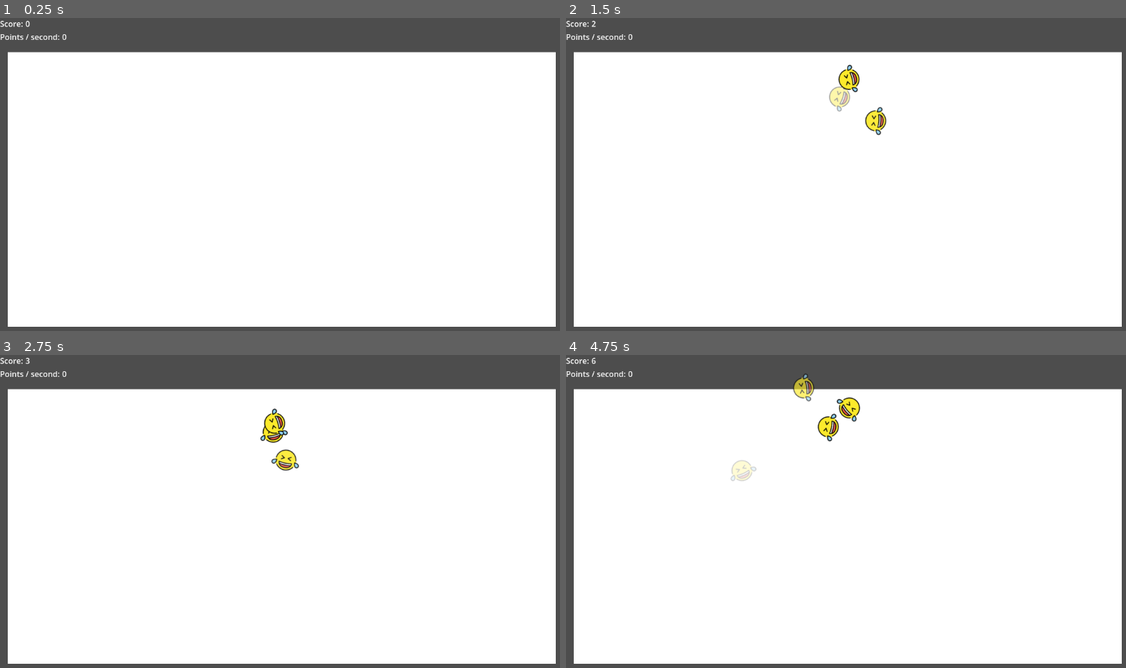
Above: before the commit, frames 1-4 (two rows, left to right).
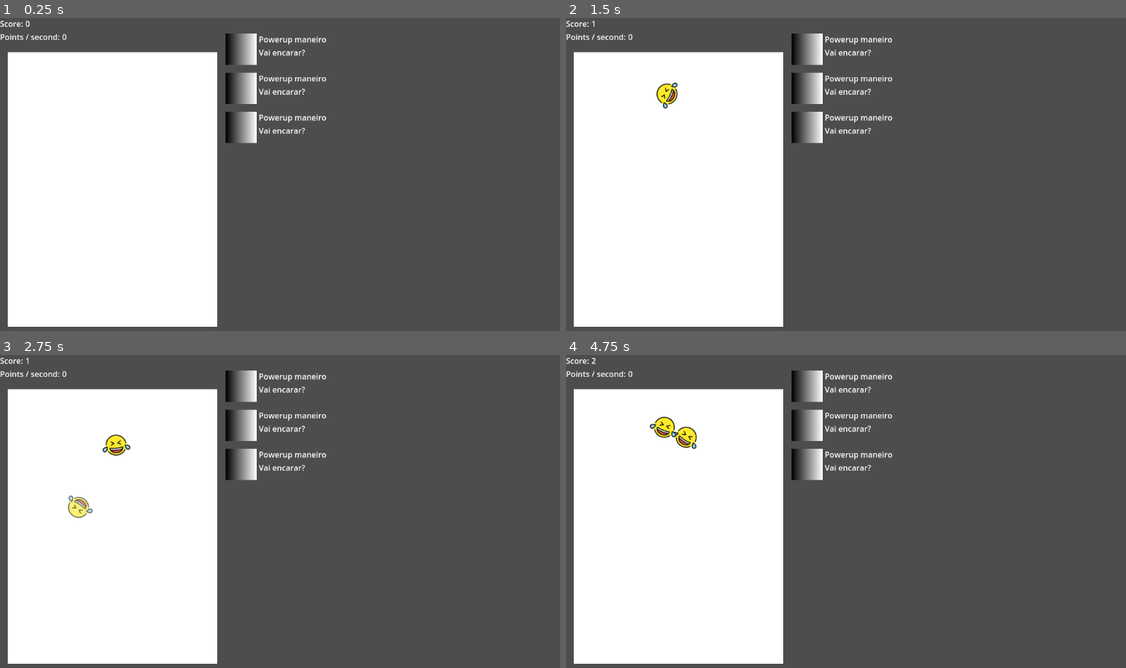
Above: after the commit, the same moments.

Repository: gilzoide/chatomon-clicker
Game: Godot game, scene res://main.tscn
Same seed, same stepped clock (60 frames per second), same inputs: the game is played once before the commit and once after it. Before the commit the project starts from res://Chatomon/chatomon_viewport.tscn.
Inputs (mouse positions are in pixels of both pictures, inside the frame that each line leads up to):
- Up to frame 1 (0.25 s): no input
- Up to frame 2 (1.5 s): tap Enter at 0.5 s; move the mouse to (846, 190) at 0.52 s; click (846, 190) at 0.67 s; move the mouse to (734, 193) at 1.27 s; click (734, 193) at 1.42 s
- Up to frame 3 (2.75 s): move the mouse to (336, 442) at 2.02 s; click (336, 442) at 2.17 s
- Up to frame 4 (4.75 s): move the mouse to (818, 577) at 2.77 s; click (818, 577) at 2.92 s; move the mouse to (1019, 561) at 3.52 s; click (1019, 561) at 3.67 s; move the mouse to (678, 464) at 4.27 s; click (678, 464) at 4.42 s

The runs differ from the first frame. In frame 1, 53% of the frame differs, in the area x 38-100%, y 4-99%; in frame 2, 54%; in frame 3, 54%; in frame 4, 54%, in the area x 4-100%, y 0-99%.

Commit message:
WIP Add main scene

Diff:
--- /dev/null
+++ b/main.tscn
@@ -0,0 +1,24 @@
+[gd_scene load_steps=3 format=3 uid="uid://dnh6s1wumfimc"]
+
+[ext_resource type="PackedScene" uid="uid://ibscpn5fugds" path="res://Chatomon/chatomon_viewport.tscn" id="1_1omfi"]
+[ext_resource type="PackedScene" uid="uid://byciqjfslrf5n" path="res://Powerups/powerup_list.tscn" id="2_8wudt"]
+
+[node name="Main" type="Control"]
+layout_mode = 3
+anchors_preset = 15
+anchor_right = 1.0
+anchor_bottom = 1.0
+grow_horizontal = 2
+grow_vertical = 2
+
+[node name="Chatomon-viewport" parent="." instance=ExtResource("1_1omfi")]
+layout_mode = 1
+anchors_preset = -1
+anchor_right = 0.4
+
+[node name="PowerupList" parent="." instance=ExtResource("2_8wudt")]
+layout_mode = 1
+anchors_preset = -1
+anchor_left = 0.4
+offset_top = 32.0
+offset_bottom = -32.0
--- a/project.godot
+++ b/project.godot
@@ -10,8 +10,8 @@
 
 [application]
 
-config/name="Chatomon-clicker"
-run/main_scene="res://Chatomon/chatomon_viewport.tscn"
+config/name="Chatomon Clicker"
+run/main_scene="res://main.tscn"
 config/features=PackedStringArray("4.2", "GL Compatibility")
 config/icon="res://icon.svg"
 
